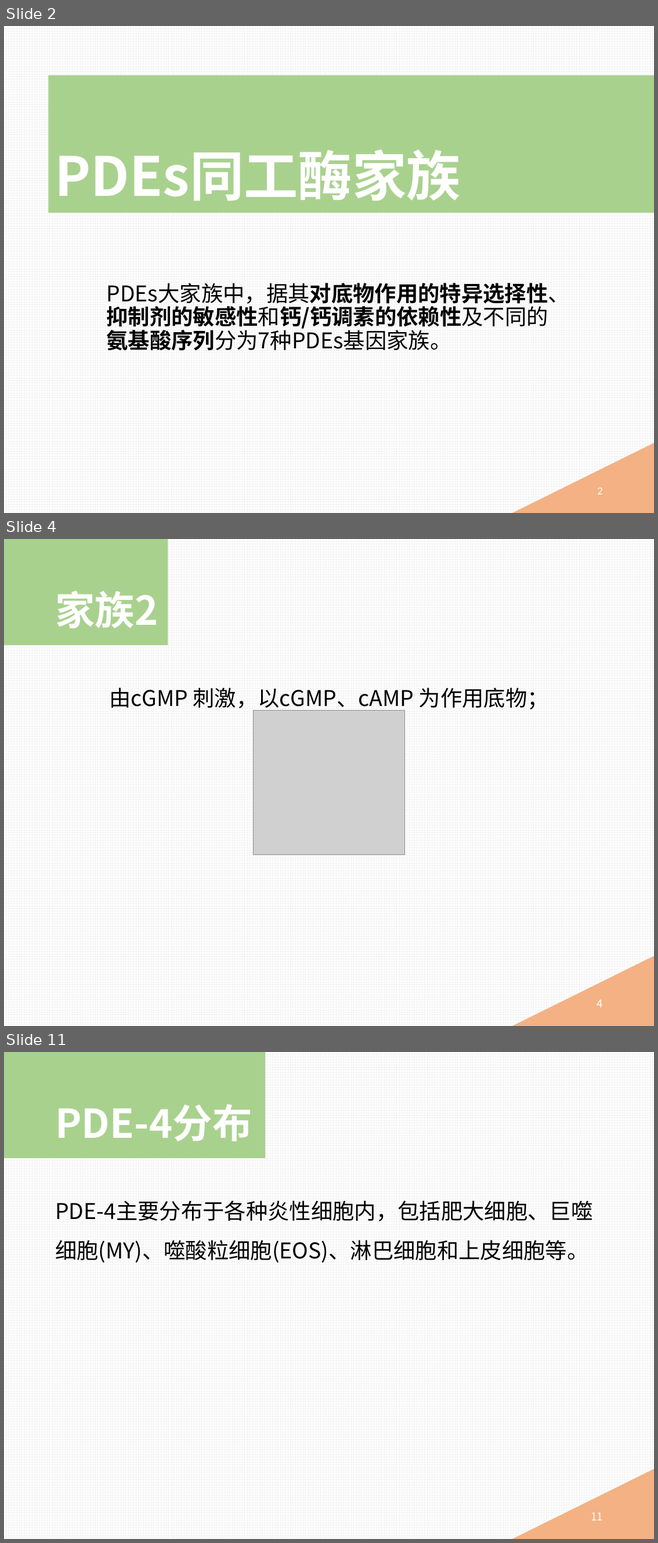
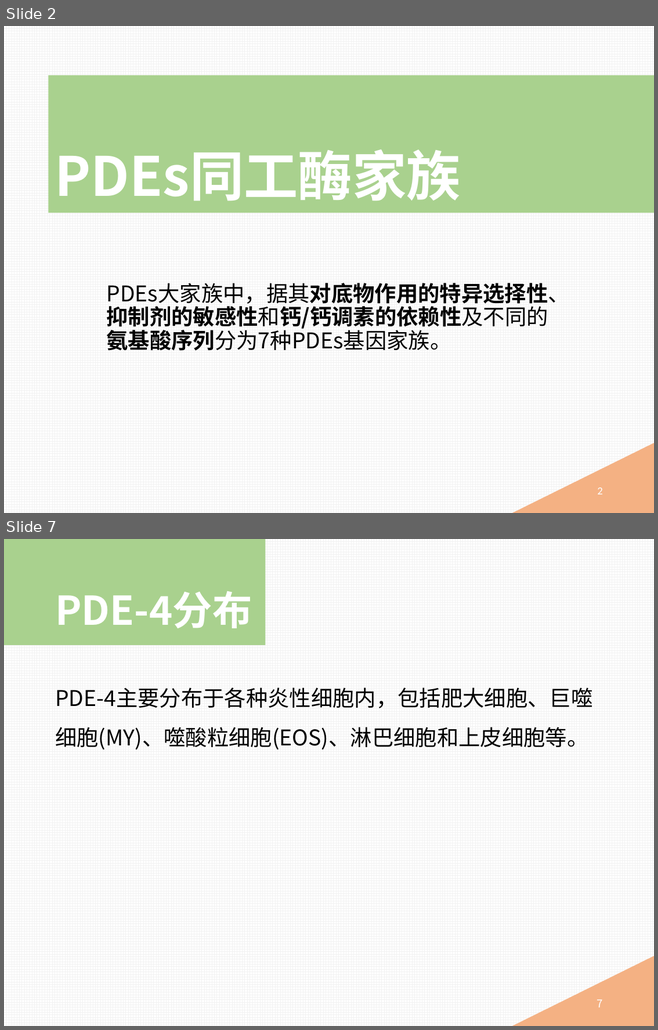
Before and after one commit to mingyong/Project-PDE, a slide deck: 磷酸二酯酶抑制剂.pptx. Shown one above the other, each under a label of ours: slides 2, 4 and 11 before the commit, slides 2 and 7 after it; the slides between them are not shown. The pictures are 658x1543 and 658x1030 pixels, drawn with LibreOffice and Linux fonts; fonts in the diff are those of the drawing; grey boxes stand for pictures. Boxes give left, top, right and bottom in pixels: in the first picture for what was removed or moved away, otherwise in the second. Text is boxed around its words. In the diff, an @@ line names an element or a change of style, - is before the commit and + after.

```diff
--- a/磷酸二酯酶抑制剂.pptx
+++ b/磷酸二酯酶抑制剂.pptx
@@ slide 4 removed at box(4, 539, 654, 1026), background pattern #F2F2F2 on #FFFFFF @@
@@ rectangle removed at box(4, 539, 168, 645) @@
@@ title removed at box(55, 591, 158, 628) @@
-家族2
@@ text removed at box(109, 687, 549, 712) @@
-由cGMP 刺激，以cGMP、cAMP 为作用底物；
@@ picture removed at box(253, 711, 404, 855) @@
@@ triangle removed at box(512, 956, 654, 1026) @@
@@ page number removed at box(596, 1000, 602, 1008) @@
-4
@@ what was slide 11 is now slide 7 @@
@@ page number at box(596, 1000, 602, 1008): text changed @@
-11
+7
```
Also in this commit, not shown: 4 slides changed, 3 other slides removed, 1 other file.
